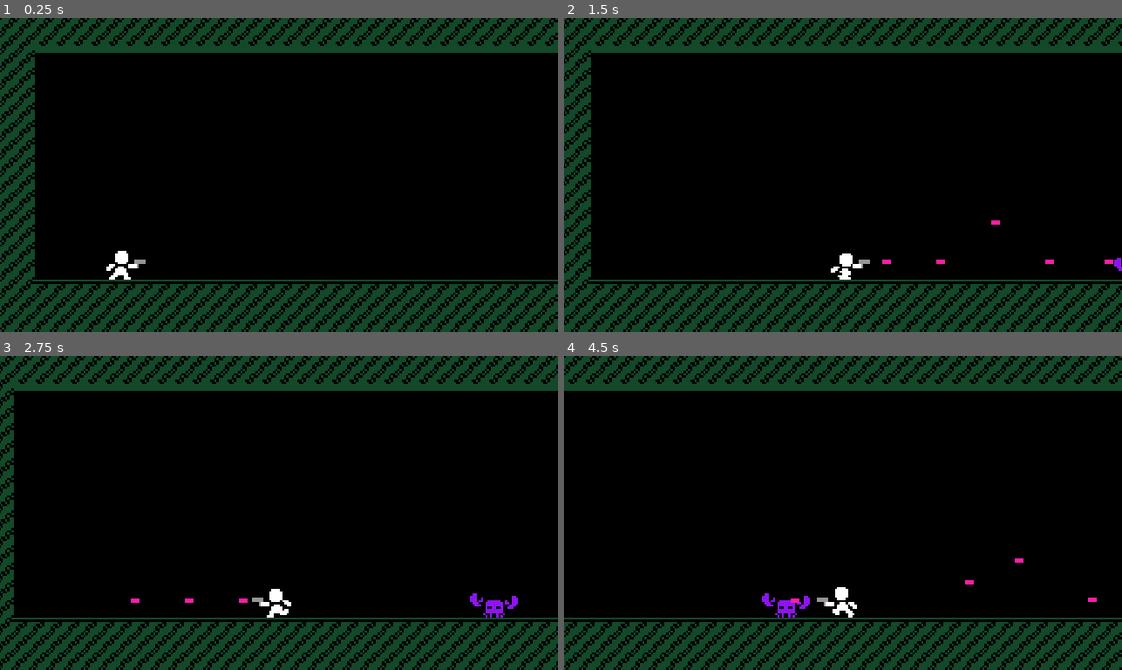
Above: before the commit, frames 1-4 (two rows, left to right).
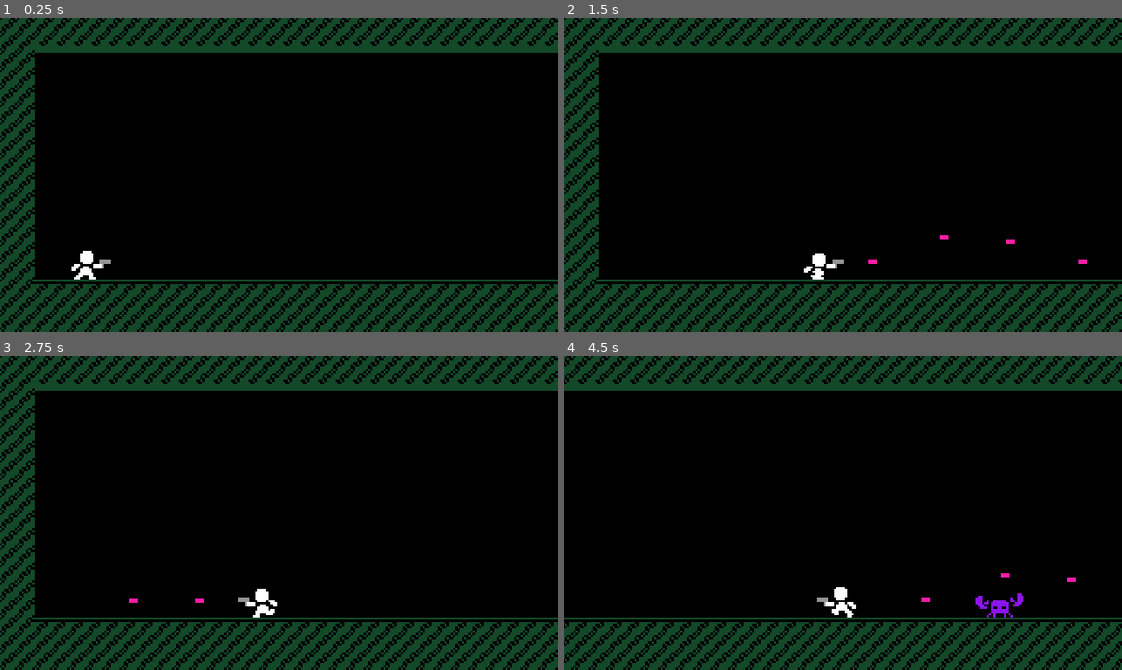
Above: after the commit, the same moments.

Repository: youssefevan/senior-project
Game: Godot game, scene res://World.tscn
The game is run twice, just before and just after one commit, with the same random seed, the same clock (stepped at 60 frames per second) and the same inputs.
Inputs (mouse positions are in pixels of both pictures, inside the frame that each line leads up to):
- Up to frame 1 (0.25 s): no input
- Up to frame 2 (1.5 s): move the mouse to (965, 159) at 0.52 s; press the mouse at (965, 159) at 0.53 s; hold D (right) from 0.53 s (still down); tap W (jump) at 0.77 s; move the mouse to (731, 190) at 1.27 s; release the mouse at (731, 190) at 1.28 s; click (731, 190) at 1.35 s
- Up to frame 3 (2.75 s): tap W (jump) at 1.52 s; move the mouse to (334, 443) at 2.02 s; release D (right) at 2.03 s; press the mouse at (334, 443) at 2.03 s; hold A (left) from 2.03 s (still down)
- Up to frame 4 (4.5 s): move the mouse to (815, 575) at 2.77 s; release A (left) at 2.78 s; release the mouse at (815, 575) at 2.78 s; hold D (right) 2.78-4.28 s; click (815, 575) at 2.85 s; tap W (jump) at 3.02, 3.77 s; move the mouse to (1010, 560) at 3.52 s; press the mouse at (1010, 560) at 3.53 s; move the mouse to (675, 465) at 4.27 s; release the mouse at (675, 465) at 4.28 s; hold A (left) from 4.28 s (still down); click (675, 465) at 4.35 s

The runs differ from the first frame. In frame 1, 0.5% of the frame differs, in the area x 12-27%, y 74-84%; in frame 2, 17%, in the area x 0-100%, y 0-100%; in frame 3, 14%; in frame 4, 15%.

Commit message:
Added crab health and death
- Crab now can take damage and die
  - No particles or anims yet
- Organized collision layers a bit
- Ammo call_deferred("free") when colliding with environment
- Ammo0 call_deferred("free") when hitting enemies

Diff:
--- a/SeniorProject/World.tscn
+++ b/SeniorProject/World.tscn
@@ -13,12 +13,16 @@
 }
 
 [node name="Tiles1" parent="." instance=ExtResource( 2 )]
+collision_layer = 2
+collision_mask = 29
 
 [node name="Tiles2" parent="." instance=ExtResource( 4 )]
+collision_layer = 2
+collision_mask = 29
 tile_data = PoolIntArray( -524202, 9, 0, -524201, 9, 0, -524200, 9, 0, -524199, 9, 0, -524198, 9, 0, -524197, 9, 0, -52 …(11002 unchanged characters)…
 
 [node name="Player+Camera" type="Node2D" parent="."]
-position = Vector2( 56, 96 )
+position = Vector2( 40, 104 )
 __meta__ = {
 "_edit_group_": true
 }
@@ -42,10 +46,10 @@
 scale = Vector2( 288, 104 )
 
 [node name="Crab" parent="." instance=ExtResource( 6 )]
-position = Vector2( 304, 112 )
+position = Vector2( 320, 112 )
 
 [node name="Crab2" parent="." instance=ExtResource( 6 )]
-position = Vector2( 776, 112 )
+position = Vector2( 696, 112 )
 
 [connection signal="camera_room" from="Player+Camera/Player" to="Player+Camera/Camera" method="_on_Player_camera_room"]
 [connection signal="grounded" from="Player+Camera/Player" to="Player+Camera/Camera" method="_on_Player_grounded"]
--- a/SeniorProject/ammo/Ammo0.tscn
+++ b/SeniorProject/ammo/Ammo0.tscn
@@ -5,3 +5,5 @@
 
 [node name="Ammo0" instance=ExtResource( 1 )]
 script = ExtResource( 2 )
+
+[connection signal="area_entered" from="." to="." method="_on_Ammo0_area_entered"]
--- a/SeniorProject/ammo/scripts/ammo.gd
+++ b/SeniorProject/ammo/scripts/ammo.gd
@@ -7,3 +7,10 @@
 func movement(delta):
 	vel = Vector2(speed * delta, 0).rotated(rotation)
 	global_position += vel
+
+func _on_VisibilityEnabler2D_viewport_exited(viewport):
+	call_deferred("free")
+
+func _on_Ammo_body_entered(body):
+	if body.get_collision_layer() == 2:
+		call_deferred("free")
--- a/SeniorProject/ammo/scripts/ammo0.gd
+++ b/SeniorProject/ammo/scripts/ammo0.gd
@@ -1,5 +1,4 @@
 extends "res://ammo/scripts/ammo.gd"
-
 
 func _ready():
 	speed = 200
@@ -7,3 +6,7 @@
 
 func _process(delta):
 	movement(delta)
+
+func _on_Ammo0_area_entered(area):
+	if area.get_collision_layer() == 4:
+		call_deferred("free")
--- a/SeniorProject/blasters/Ammo.tscn
+++ b/SeniorProject/blasters/Ammo.tscn
@@ -18,3 +18,10 @@
 [node name="Collider" type="CollisionShape2D" parent="."]
 rotation = 1.5708
 shape = SubResource( 1 )
+
+[node name="VisibilityEnabler2D" type="VisibilityNotifier2D" parent="."]
+position = Vector2( 1.19209e-07, -8.9407e-08 )
+scale = Vector2( 0.1, 0.1 )
+
+[connection signal="body_entered" from="." to="." method="_on_Ammo_body_entered"]
+[connection signal="viewport_exited" from="VisibilityEnabler2D" to="." method="_on_VisibilityEnabler2D_viewport_exited"]
--- a/SeniorProject/blasters/scripts/blaster.gd
+++ b/SeniorProject/blasters/scripts/blaster.gd
@@ -1,6 +1,6 @@
 extends Node2D
 
-var fire_rate = .2
+var fire_rate = .25
 var can_fire = true
 export var ammo_type = preload("res://ammo/Ammo0.tscn")
 export var start_pos = Vector2()
--- a/SeniorProject/enemies/Crab.tscn
+++ b/SeniorProject/enemies/Crab.tscn
@@ -19,15 +19,23 @@
 "values": [ 1, 2, 1, 0 ]
 }
 
-[sub_resource type="RectangleShape2D" id=1]
+[sub_resource type="RectangleShape2D" id=2]
 extents = Vector2( 4, 7 )
 
-[sub_resource type="CapsuleShape2D" id=2]
+[sub_resource type="CapsuleShape2D" id=3]
 radius = 2.99999
 height = 3.0
 
-[sub_resource type="CircleShape2D" id=3]
+[sub_resource type="CircleShape2D" id=4]
 radius = 3.0
+
+[sub_resource type="CapsuleShape2D" id=5]
+radius = 3.0
+height = 16.0
+
+[sub_resource type="CapsuleShape2D" id=6]
+radius = 2.0
+height = 10.0
 
 [node name="Crab" type="KinematicBody2D"]
 collision_layer = 4
@@ -45,21 +53,21 @@
 frame = 1
 
 [node name="VisibilityEnabler2D" type="VisibilityEnabler2D" parent="."]
-position = Vector2( 1.7053e-13, 0 )
-scale = Vector2( 1.2, 0.55 )
+position = Vector2( 1.2219e-06, -2.68221e-07 )
+scale = Vector2( 1.1, 0.5 )
 process_parent = true
 physics_process_parent = true
 
 [node name="Collider" type="CollisionShape2D" parent="."]
 position = Vector2( 0, 1 )
 rotation = 1.5708
-shape = SubResource( 1 )
+shape = SubResource( 2 )
 
 [node name="MainHitbox" type="Area2D" parent="."]
 
 [node name="HitboxShape" type="CollisionShape2D" parent="MainHitbox"]
 rotation = 1.5708
-shape = SubResource( 2 )
+shape = SubResource( 3 )
 
 [node name="ClawHitboxLeft" type="Area2D" parent="."]
 position = Vector2( -8, -2 )
@@ -77,4 +85,20 @@
 }
 
 [node name="HitboxShape" type="CollisionShape2D" parent="ClawHitboxRight"]
-shape = SubResource( 3 )
+shape = SubResource( 4 )
+
+[node name="Hurtbox" type="Area2D" parent="."]
+collision_layer = 4
+collision_mask = 16
+
+[node name="HurtboxShape" type="CollisionShape2D" parent="Hurtbox"]
+position = Vector2( 0, -2 )
+rotation = 1.5708
+shape = SubResource( 5 )
+
+[node name="HurtboxShape2" type="CollisionShape2D" parent="Hurtbox"]
+position = Vector2( 0, 3 )
+rotation = 1.5708
+shape = SubResource( 6 )
+
+[connection signal="area_entered" from="Hurtbox" to="." method="_on_Hurtbox_area_entered"]
--- a/SeniorProject/enemies/scripts/crab.gd
+++ b/SeniorProject/enemies/scripts/crab.gd
@@ -9,6 +9,8 @@
 var left = Vector2(-1, 0)
 var right = Vector2(1, 0)
 var dir = left
+
+var health = 10
 
 func _process(delta):
 
@@ -27,5 +29,20 @@
 
 	animate()
 
+	if health <= 0:
+		die()
+
 func animate():
 	$Animator.play("move")
+
+func _on_Hurtbox_area_entered(area):
+	if area.get_collision_layer() == 16:
+		health -= area.damage
+		hit()
+
+func hit():
+	print(health)
+
+func die():
+	print("dead")
+	call_deferred("free")
--- a/SeniorProject/project.godot
+++ b/SeniorProject/project.godot
@@ -61,8 +61,9 @@
 2d_physics/layer_2="Environtment"
 2d_physics/layer_3="Enemies"
 2d_physics/layer_4="Hazards"
-2d_physics/layer_5="Projectiles"
+2d_physics/layer_5="Player Ammo"
 2d_physics/layer_6="Camera Rooms"
+2d_physics/layer_7="Enemy Ammo"
 
 [physics]
 
Not shown: 3 places in SeniorProject/enemies/Crab.tscn that only renumber resources
Binary file changed: SeniorProject/sprites/enemies/crab.png
